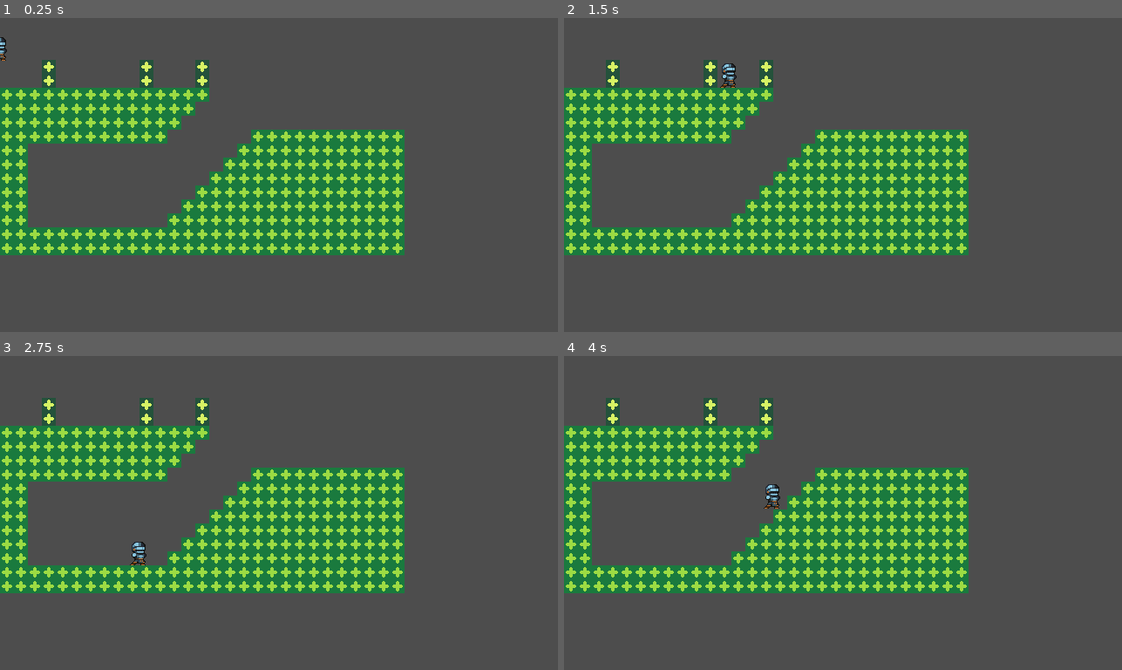
Above: before the commit, frames 1-4 (two rows, left to right).
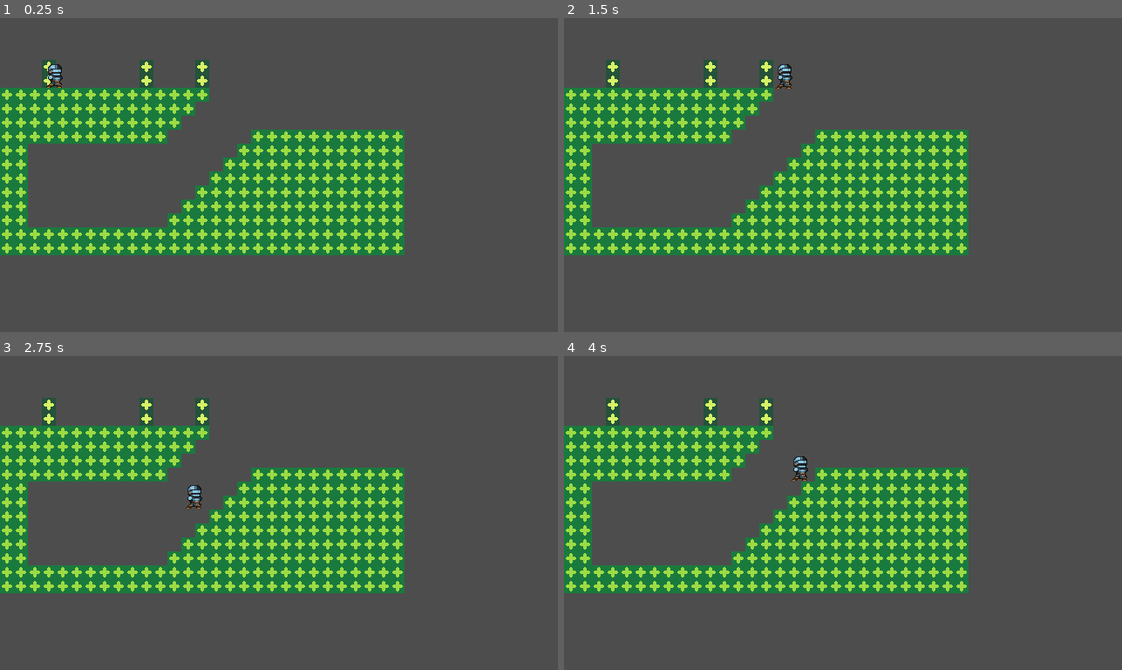
Above: after the commit, the same moments.

Repository: NullTheFool/Lesser-Knight
Game: Godot game, scene res://game.tscn
The game is run twice, just before and just after one commit, with the same random seed, the same clock (stepped at 60 frames per second) and the same inputs.
Inputs:
- Up to frame 1 (0.25 s): no input
- Up to frame 2 (1.5 s): tap Enter (ui_accept) at 0.5, 0.77 s; hold Right (ui_right) from 0.53 s (still down)
- Up to frame 3 (2.75 s): tap Enter (ui_accept) at 1.52 s; release Right (ui_right) at 2.03 s; hold Left (ui_left) from 2.03 s (still down)
- Up to frame 4 (4 s): release Left (ui_left) at 2.78 s; hold Right (ui_right) from 2.78 s (still down); tap Enter (ui_accept) at 3.02, 3.77 s

The runs differ from the first frame. In frame 1, 0.2% of the frame differs, in the area x 0-12%, y 6-23%; in frame 2, 0.3%, in the area x 27-41%, y 14-23%; in frame 3, 0.3%; in frame 4, 0.3%.

Commit message:
Posicion del player cambiada.

Diff:
--- a/game.tscn
+++ b/game.tscn
@@ -10,4 +10,3 @@
 material = SubResource("ShaderMaterial_iuwfp")
 
 [node name="Level" parent="." instance=ExtResource("1_gvat8")]
-use_parent_material = true
--- a/levels/level.tscn
+++ b/levels/level.tscn
@@ -39,3 +39,4 @@
 layer_0/tile_data = PackedInt32Array(393216, 65536, 0, 327680, 65536, 0, 327681, 65536, 0, 327682, 65536, 0, 393218, 65 …(4026 unchanged characters)…
 
 [node name="Player" parent="." instance=ExtResource("1_qi6i0")]
+position = Vector2(64, 64)
--- a/player/player.gd
+++ b/player/player.gd
@@ -7,7 +7,6 @@
 
 # Get the gravity from the project settings to be synced with RigidBody nodes.
 var gravity = ProjectSettings.get_setting("physics/2d/default_gravity")
-
 
 func _physics_process(delta):
 	# Add the gravity.
